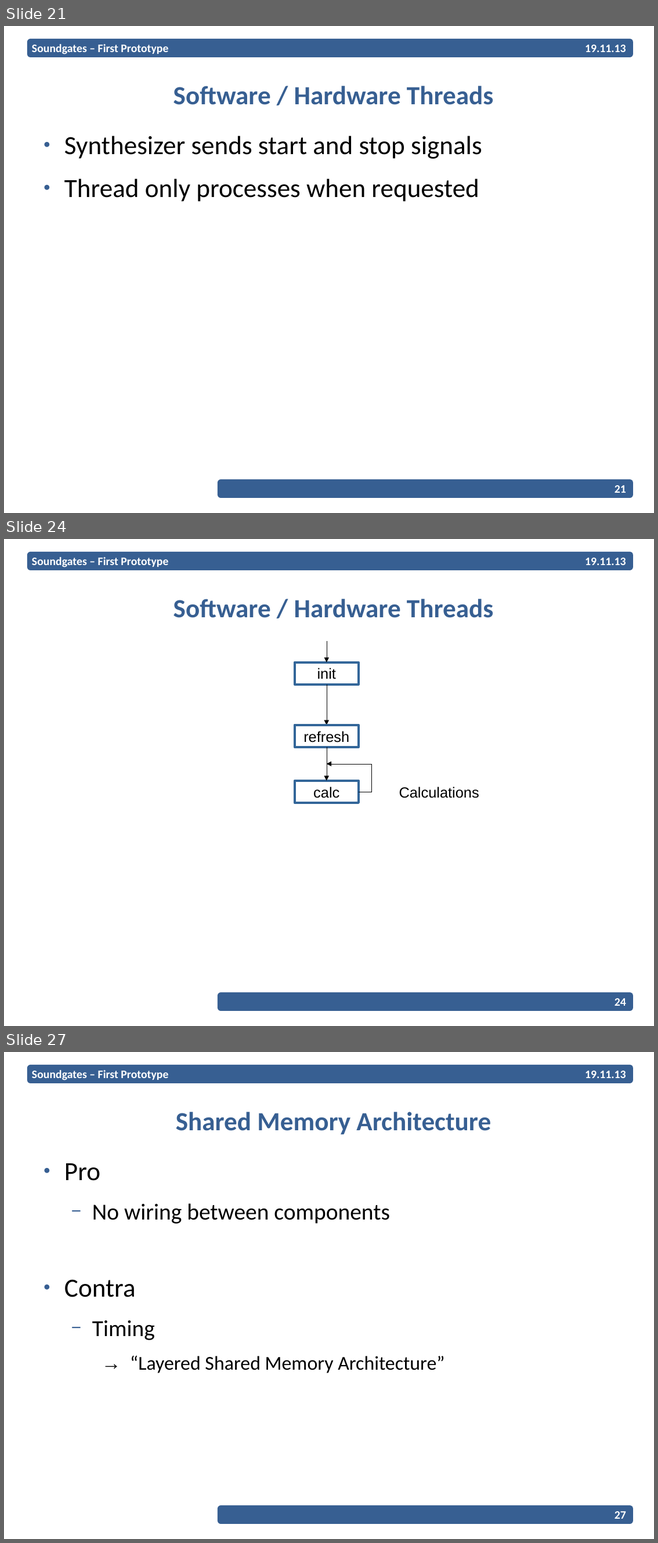
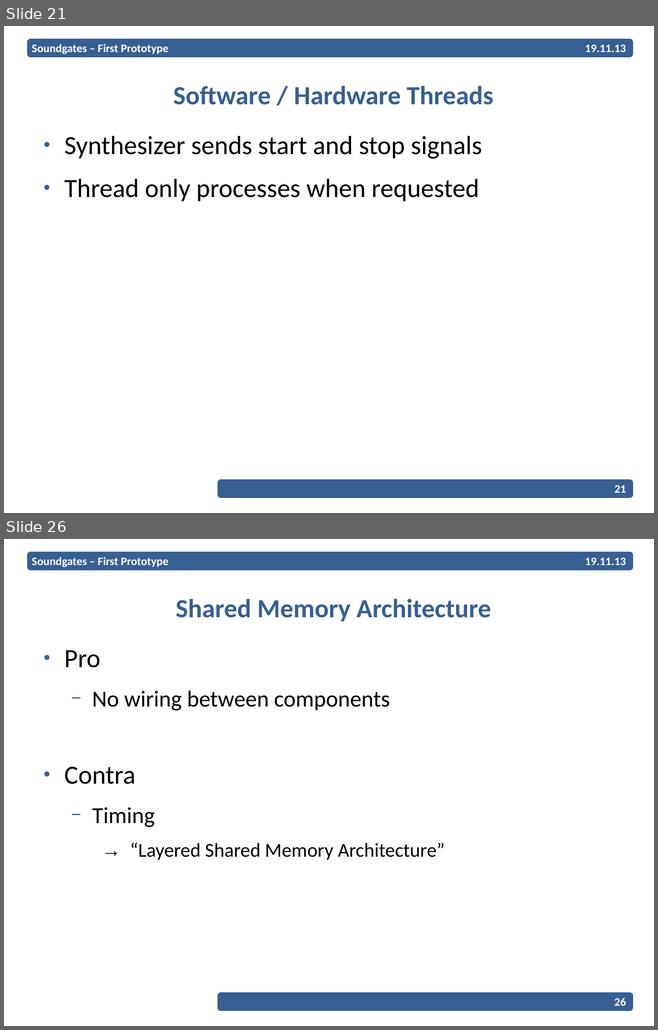
Before and after one commit to EPiCS/soundgates, a slide deck: documents/milestone1-2-presentation/Presentation.odp. Shown one above the other, each under a label of ours: slides 21, 24 and 27 before the commit, slides 21 and 26 after it; the slides between them are not shown. The pictures are 658x1543 and 658x1030 pixels, drawn with LibreOffice and Linux fonts; fonts in the diff are those of the drawing; background and template pictures are left out. Boxes give left, top, right and bottom in pixels: in the first picture for what was removed or moved away, otherwise in the second. Text is boxed around its words. In the diff, an @@ line names an element or a change of style, - is before the commit and + after.

```diff
--- a/documents/milestone1-2-presentation/Presentation.odp
+++ b/documents/milestone1-2-presentation/Presentation.odp
@@ slide 24 removed at box(4, 539, 654, 1026), background #FFFFFF; not listed: 2 template elements that a slide beside it also shows @@
@@ text removed at box(32, 557, 168, 567) @@
-Soundgates – First Prototype
@@ text removed at box(585, 558, 626, 565) @@
-19.11.13
@@ title removed at box(173, 599, 493, 618) @@
-Software / Hardware Threads
@@ elbow arrow removed from (326, 641) to (326, 662) @@
@@ rectangle removed at box(295, 662, 358, 685) @@
-init
@@ elbow arrow removed from (326, 685) to (326, 725) @@
@@ rectangle removed at box(295, 725, 358, 748) @@
-refresh
@@ elbow arrow removed from (326, 747) to (326, 781) @@
@@ elbow arrow removed from (358, 792) to (326, 764) @@
@@ rectangle removed at box(295, 781, 358, 803) @@
-calc
@@ text removed at box(399, 787, 479, 798) @@
-Calculations
@@ page number removed at box(614, 998, 626, 1006) @@
-24
@@ what was slide 27 is now slide 26 @@
@@ page number at box(614, 998, 626, 1006): text changed @@
-27
+26
```
Also in this commit, not shown: 4 slides changed.
